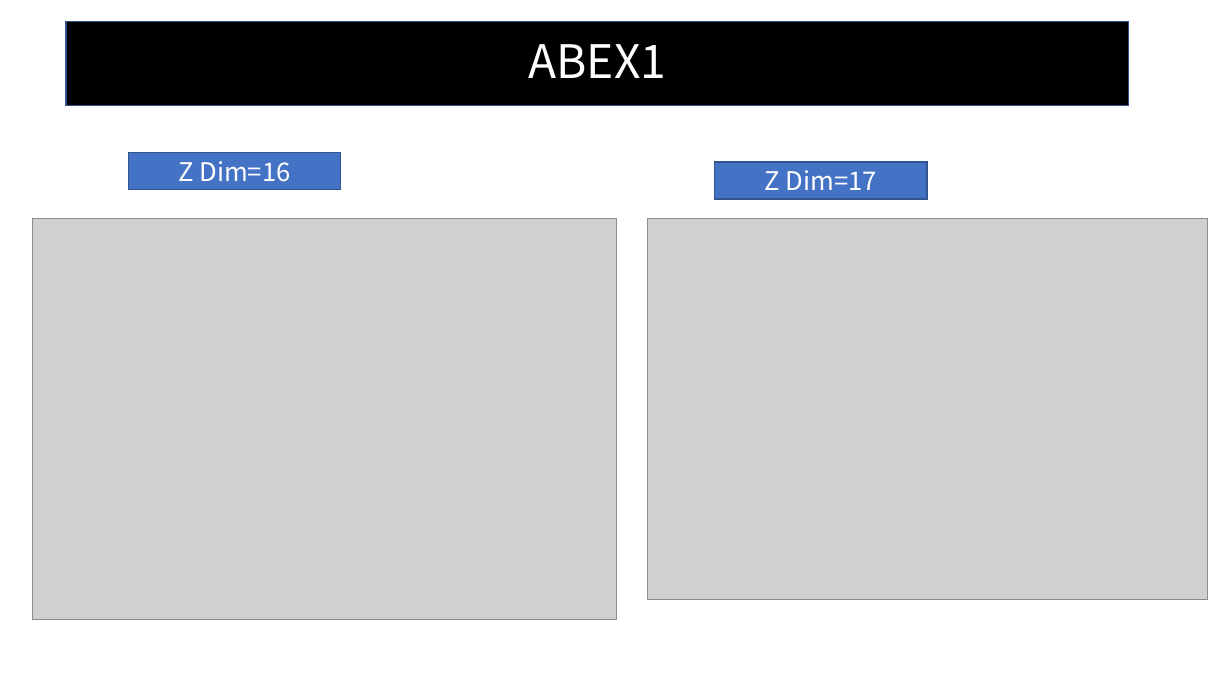
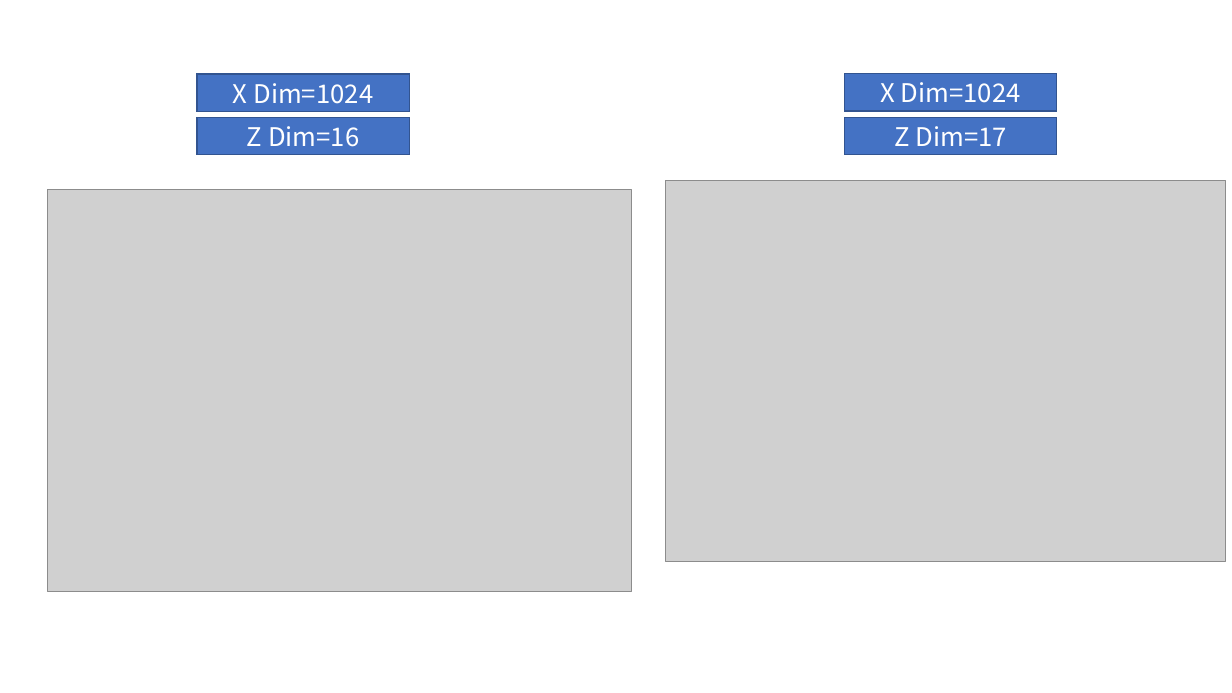
Before and after one commit to fxnnxc/text_summarization, a slide deck: slide 17 of presentation2.pptx (slide 16 before the commit). Drawn at 1232x693 pixels with LibreOffice and Linux fonts; fonts in the diff are those of the drawing; grey boxes stand for pictures. Boxes give left, top, right and bottom in pixels: in the first picture for what was removed or moved away, otherwise in the second. Text is boxed around its words. In the diff, an @@ line names an element or a change of style, - is before the commit and + after.

```diff
--- a/presentation2.pptx
+++ b/presentation2.pptx
@@ title removed at bbox=[66, 22, 1128, 106] @@
-ABEX1
@@ rectangle added at bbox=[197, 74, 409, 112], fill #4472C4, outline #325491 1 pt, 20 pt, text #FFFFFF @@
+X Dim=1024
@@ rectangle added at bbox=[845, 73, 1057, 111], fill #4472C4, outline #325491 1 pt, 20 pt, text #FFFFFF @@
+X Dim=1024
@@ rectangle "Z Dim=16": place and size @@
-rectangle "Z Dim=16" at bbox=[128, 152, 341, 189]
+rectangle "Z Dim=16" at bbox=[197, 117, 409, 154]
@@ rectangle "Z Dim=17": place and size @@
-rectangle "Z Dim=17" at bbox=[715, 162, 928, 199]
+rectangle "Z Dim=17" at bbox=[845, 117, 1057, 154]
@@ picture: place and size @@
-picture at bbox=[32, 218, 616, 620]
+picture at bbox=[47, 189, 631, 592]
@@ picture: place and size @@
-picture at bbox=[647, 218, 1208, 600]
+picture at bbox=[665, 180, 1226, 562]
```
Also in this commit, not shown: 4 other slides changed, 7 slides added, 1 slide removed, 2 other files.
